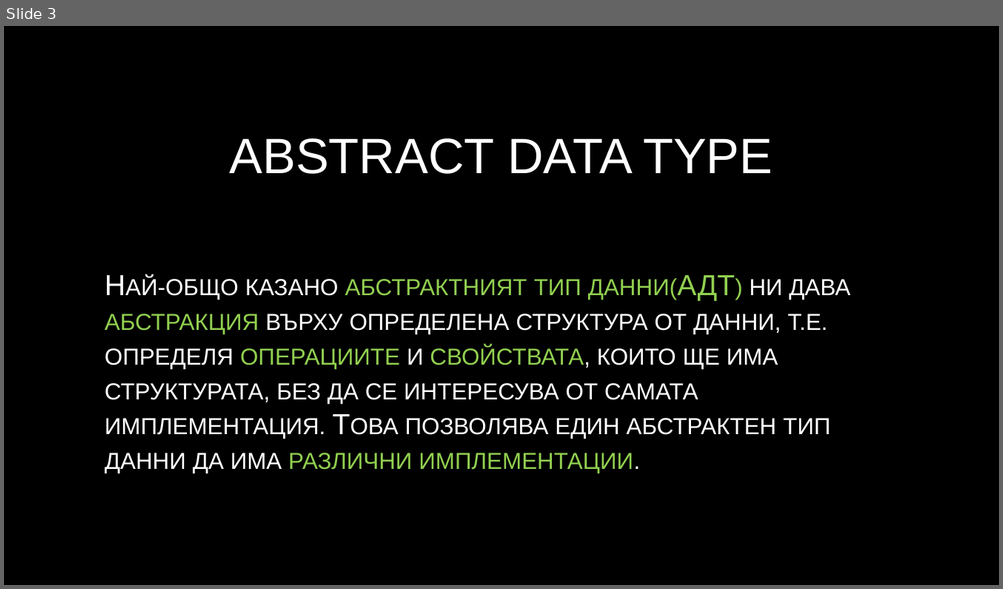
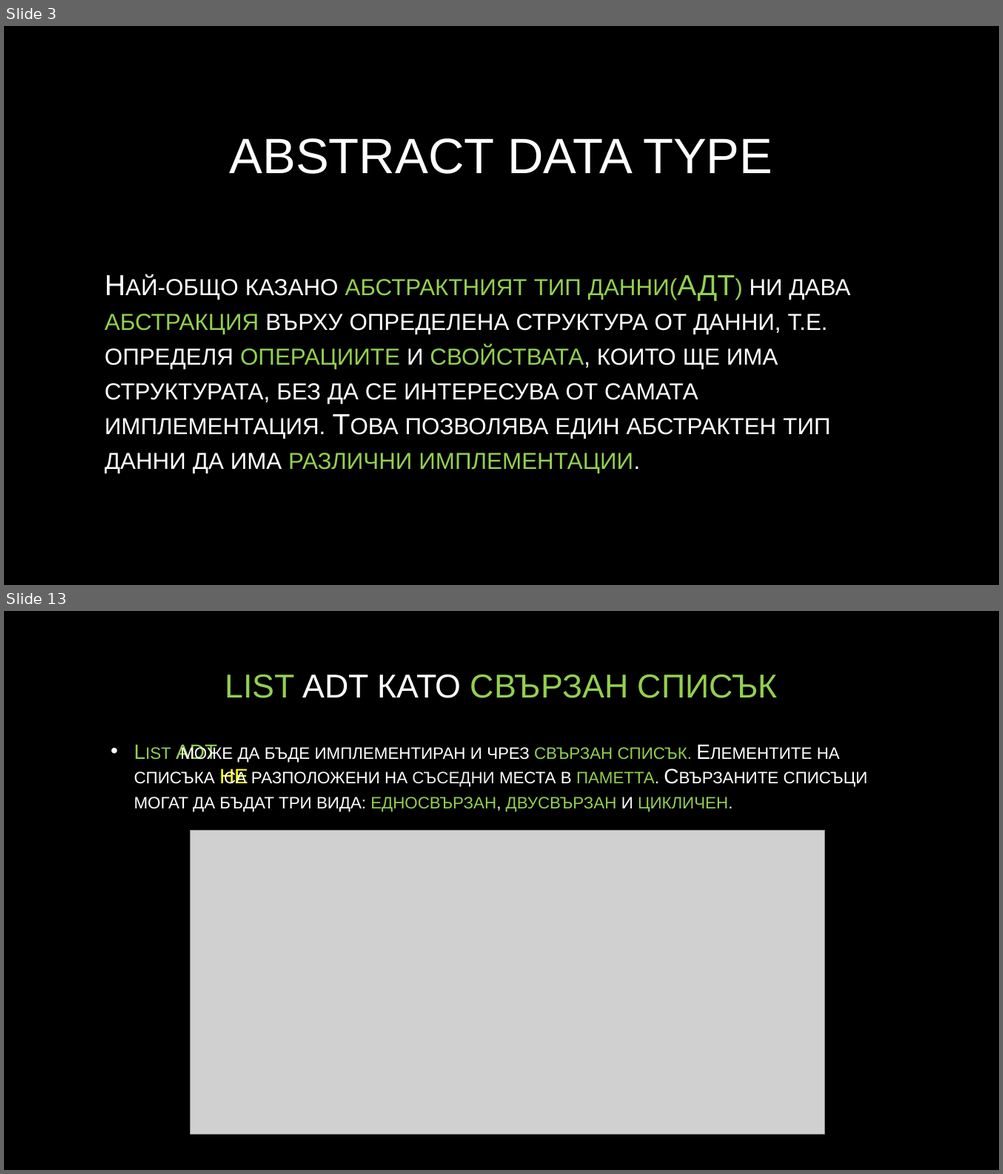
Before and after one commit to velizar92/CSharp-Programming-Presentations, a slide deck: Linear Data Structures.pptx. Shown one above the other, each under a label of ours: slide 3 before the commit, slides 3 and 13 after it; the slides between them are not shown. The pictures are 1003x589 and 1003x1174 pixels, drawn with LibreOffice and Linux fonts; fonts in the diff are those of the drawing; grey boxes stand for pictures; background and template pictures are left out. Boxes give left, top, right and bottom in pixels: in the first picture for what was removed or moved away, otherwise in the second. Text is boxed around its words. In the diff, an @@ line names an element or a change of style, - is before the commit and + after.

```diff
--- a/Linear Data Structures.pptx
+++ b/Linear Data Structures.pptx
@@ slide 13 added at (4,611,999,1170), background picture (left out) @@
@@ title added at (225,674,777,698), 32 pt, text #92D050 @@
+LIST ADT КАТО СВЪРЗАН СПИСЪК
@@ text added at (134,744,868,812), 20 pt, text gradient #FFFFFF to #BFBFBF, small capitals @@
+• List ADT може да бъде имплементиран и чрез свързан списък. Елементите на списъка НЕ са разположени на съседни места в паметта. Свързаните списъци могат да бъдат три вида: едносвързан, двусвързан и цикличен.
@@ picture added at (190,830,825,1134) @@
```
Also in this commit, not shown: 6 slides changed, 5 other slides added.
